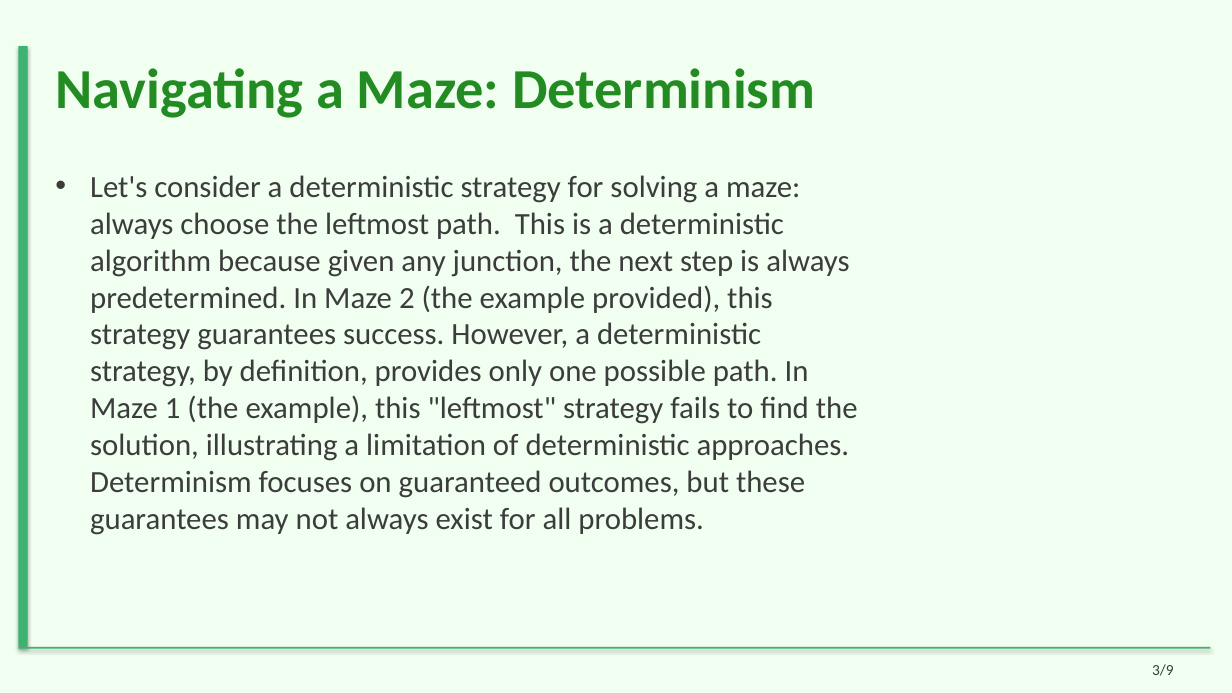
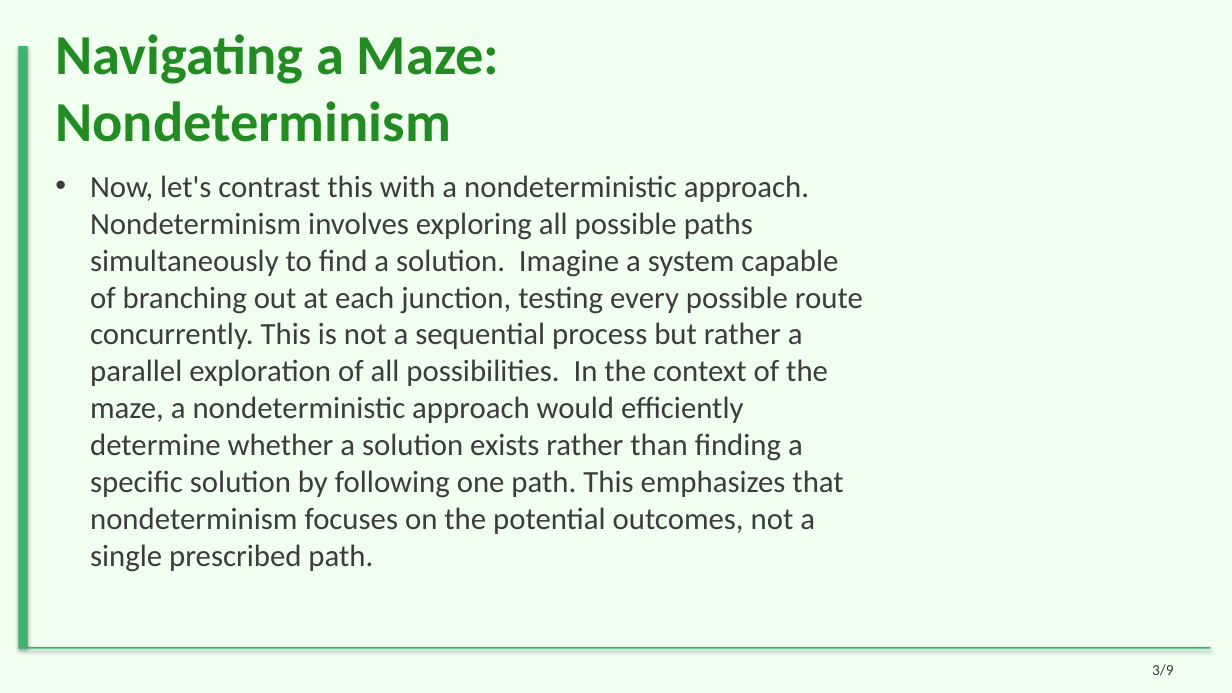
Before and after one commit to sanskarsri26/pdf-to-lecture, a slide deck: slide 3 of Styled_Slides.pptx. Drawn at 1232x693 pixels with LibreOffice and Linux fonts; fonts in the diff are those of the drawing. Boxes give left, top, right and bottom in pixels: in the first picture for what was removed or moved away, otherwise in the second. Text is boxed around its words. In the diff, an @@ line names an element or a change of style, - is before the commit and + after.

```diff
--- a/Styled_Slides.pptx
+++ b/Styled_Slides.pptx
@@ title at <box>55,34,500,142</box>: text changed @@
-Navigating a Maze: Determinism
+Navigating a Maze: Nondeterminism
@@ text at <box>90,175,863,572</box>: text changed @@
-• Let's consider a deterministic strategy for solving a maze: always choose the leftmost path. This is a deterministic algorithm because given any junction, the next step is always predetermined. In Maze 2 (the example provided), this strategy guarantees success. However, a deterministic strategy, by definition, provides only one possible path. In Maze 1 (the example), this "leftmost" strategy fails to find the solution, illustrating a limitation of deterministic approaches. Determinism focuses on guaranteed outcomes, but these guarantees may not always exist for all problems.
+• Now, let's contrast this with a nondeterministic approach. Nondeterminism involves exploring all possible paths simultaneously to find a solution. Imagine a system capable of branching out at each junction, testing every possible route concurrently. This is not a sequential process but rather a parallel exploration of all possibilities. In the context of the maze, a nondeterministic approach would efficiently determine whether a solution exists rather than finding a specific solution by following one path. This emphasizes that nondeterminism focuses on the potential outcomes, not a single prescribed path.
```
Also in this commit, not shown: 7 other slides changed, 1 slide added, 1 slide removed, 21 other files.
